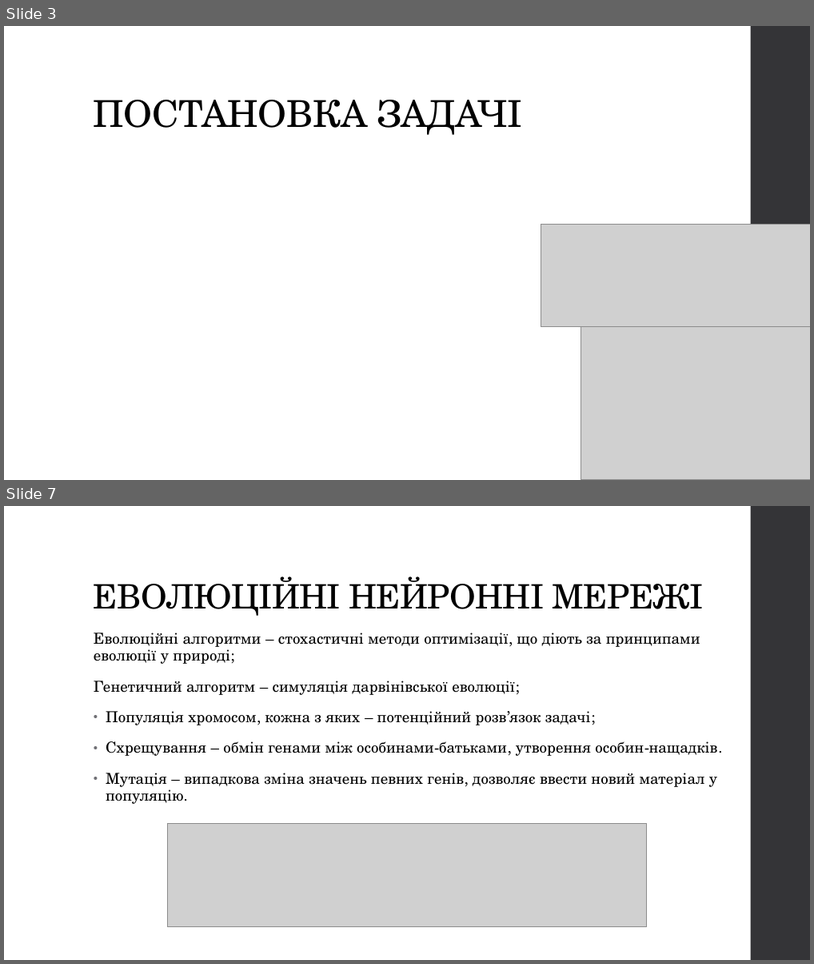
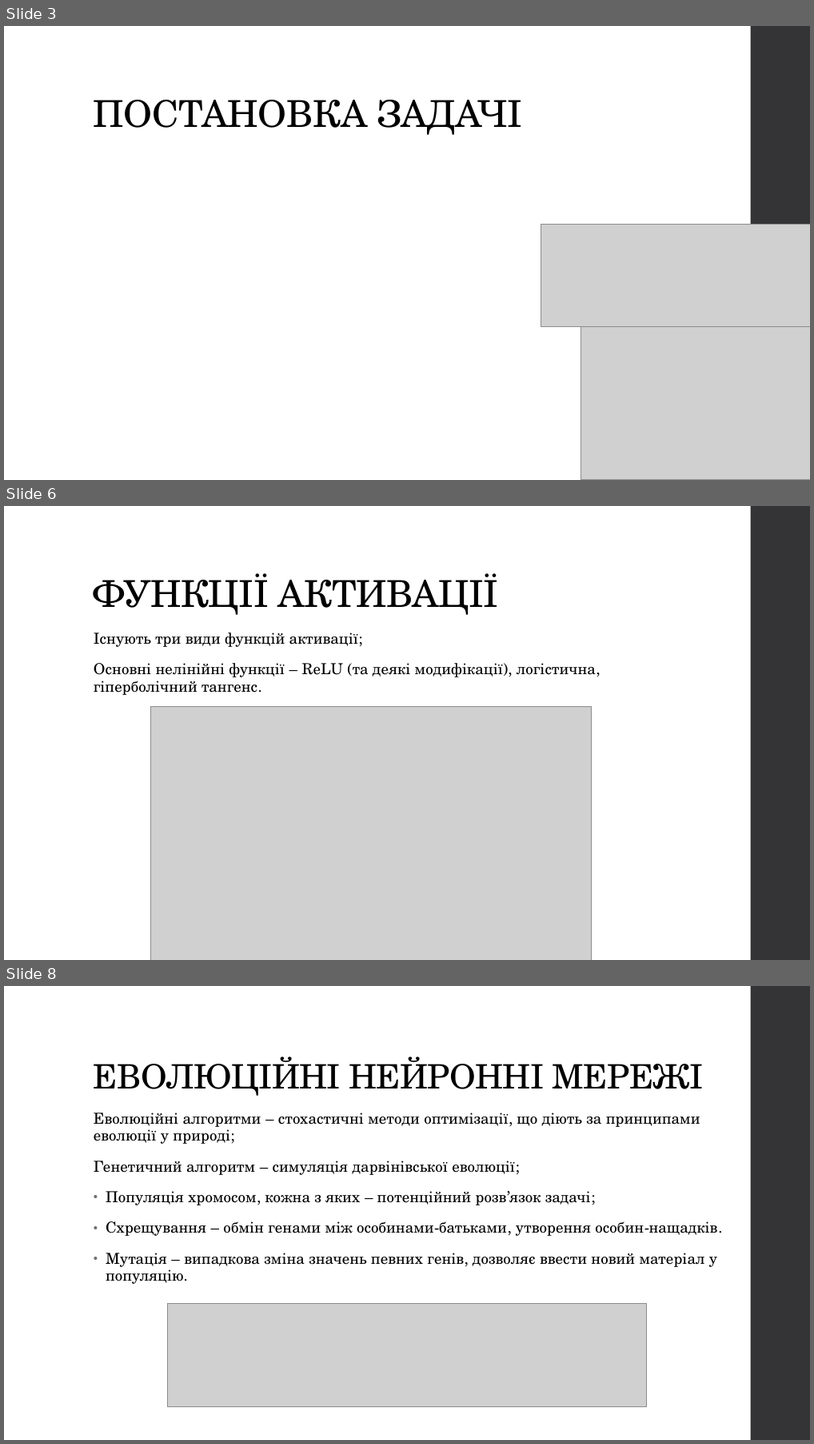
Before and after one commit to Romchyk-S/Thesis, a slide deck: Застосування методів машинного навчання для прогнозування елементів конструкцій-1.pptx. Shown one above the other, each under a label of ours: slides 3 and 7 before the commit, slides 3, 6 and 8 after it; the slides between them are not shown. The pictures are 814x964 and 814x1444 pixels, drawn with LibreOffice and Linux fonts; fonts in the diff are those of the drawing; grey boxes stand for pictures. Boxes give left, top, right and bottom in pixels: in the first picture for what was removed or moved away, otherwise in the second. Text is boxed around its words. In the diff, an @@ line names an element or a change of style, - is before the commit and + after.

Commit message:
Preparing presentation
Printed things, added new pictures and text to the presentation

```diff
--- a/Застосування методів машинного навчання для прогнозування елементів конструкцій-1.pptx
+++ b/Застосування методів машинного навчання для прогнозування елементів конструкцій-1.pptx
@@ slide 6 added at (4, 506, 810, 960), background #FFFFFF; not listed: 1 template element that a slide beside it also shows @@
@@ title added at (94, 573, 499, 615), 44 pt, text #000000 @@
+ФУНКЦІЇ АКТИВАЦІЇ
@@ text added at (94, 632, 596, 695), 18 pt, text #000000 @@
+Існують три види функцій активації;
+Основні нелінійні функції – ReLU (та деякі модифікації), логістична, гіперболічний тангенс.
@@ picture added at (151, 706, 592, 960) @@
@@ what was slide 7 is now slide 8 @@
```
Also in this commit, not shown: 8 slides changed, 15 other files.
